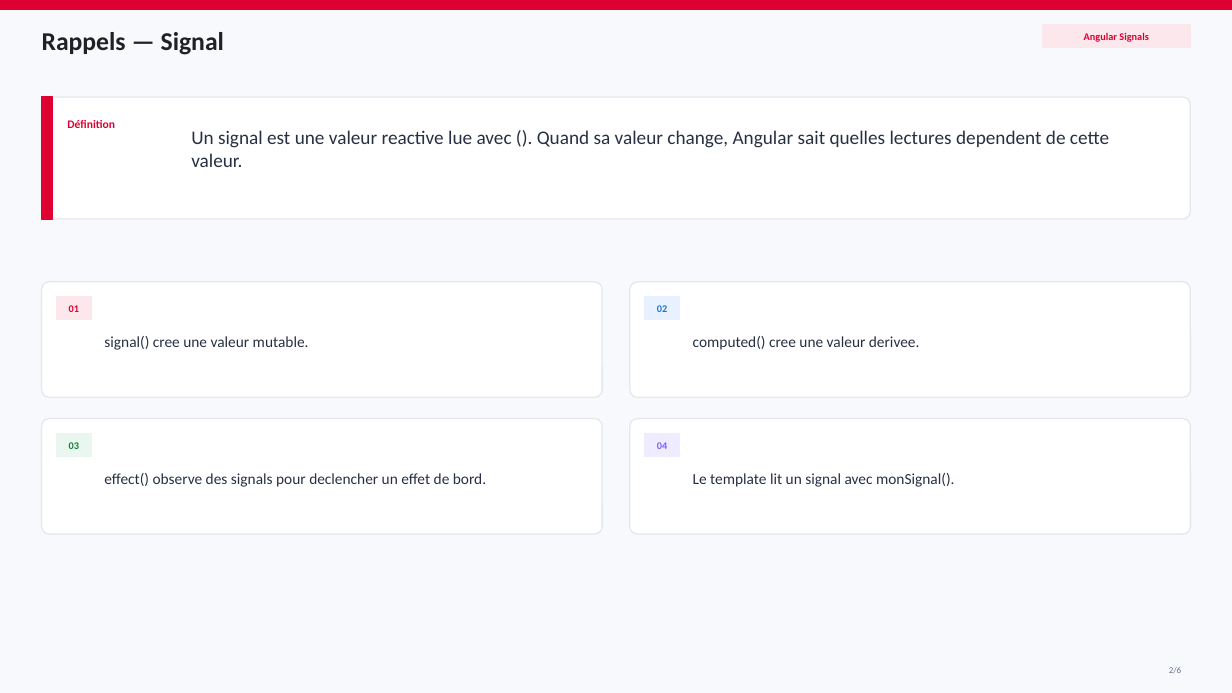
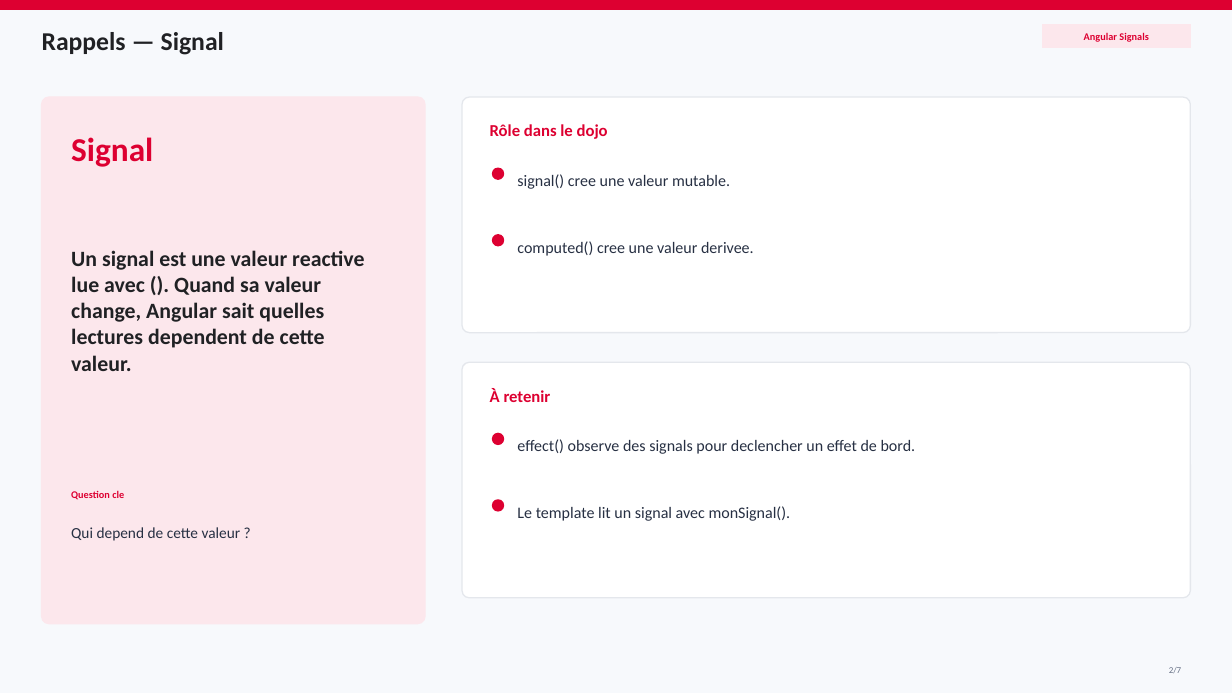
Before and after one commit to AchrafSlaoui/dojo-angular, a slide deck: slide 2 of docs/dojo-signals.pptx. Drawn at 1232x693 pixels with LibreOffice and Linux fonts; fonts in the diff are those of the drawing. Boxes give left, top, right and bottom in pixels: in the first picture for what was removed or moved away, otherwise in the second. Text is boxed around its words. In the diff, an @@ line names an element or a change of style, - is before the commit and + after.

```diff
--- a/docs/dojo-signals.pptx
+++ b/docs/dojo-signals.pptx
@@ rectangle removed at [42, 97, 53, 219] @@
@@ rounded rectangle added at [42, 97, 425, 624], fill #FCE7EC, outline #FCE7EC 1 pt @@
@@ rounded rectangle at [462, 97, 1190, 333]: proportions changed @@
@@ rounded rectangle: place and size @@
-rounded rectangle at [42, 97, 1190, 219]
+rounded rectangle at [462, 97, 1190, 333]
@@ text removed at [67, 120, 115, 128] @@
-Définition
@@ text added at [71, 137, 153, 167], 26 pt, text #DD0031, bold @@
+Signal
@@ text added at [490, 124, 608, 139], 13 pt, text #DD0031, bold @@
+Rôle dans le dojo
@@ ellipse added at [493, 168, 504, 179], fill #DD0031, outline #DD0031 1 pt @@
@@ size 12 to 12.5 pt in 4 elements at [517, 506, 791, 521], [517, 241, 754, 256], [517, 439, 916, 454], [517, 174, 730, 189] @@
@@ text "signal() cree une valeur mutable.": place and size @@
-text "signal() cree une valeur mutable." at [104, 336, 309, 350]
+text "signal() cree une valeur mutable." at [517, 174, 730, 189]
@@ text "Un signal est une valeur ...": place and size @@
-text "Un signal est une valeur ..." at [191, 130, 1109, 167]
+text "Un signal est une valeur ..." at [71, 250, 364, 371]
@@ text "Un signal est une valeur ..." at [71, 250, 364, 371]: size 15 to 17 pt, text colour #273043 to #202124, bold on @@
@@ ellipse added at [493, 235, 504, 246], fill #DD0031, outline #DD0031 1 pt @@
@@ text "computed() cree une valeur derivee.": place and size @@
-text "computed() cree une valeur derivee." at [693, 336, 920, 350]
+text "computed() cree une valeur derivee." at [517, 241, 754, 256]
@@ rounded rectangle removed at [42, 282, 603, 397] @@
@@ rectangle removed at [56, 297, 91, 320] @@
-01
@@ rounded rectangle removed at [630, 282, 1191, 397] @@
@@ rectangle removed at [645, 297, 680, 320] @@
-02
@@ rounded rectangle: place and size @@
-rounded rectangle at [630, 419, 1191, 534]
+rounded rectangle at [462, 362, 1190, 598]
@@ rounded rectangle at [462, 362, 1190, 598]: proportions changed @@
@@ text added at [490, 388, 551, 402], 13 pt, text #DD0031, bold @@
+À retenir
@@ rounded rectangle removed at [42, 419, 603, 534] @@
@@ rectangle removed at [56, 433, 91, 457] @@
-03
@@ ellipse added at [493, 433, 504, 445], fill #DD0031, outline #DD0031 1 pt @@
@@ text "effect() observe des signals pour ...": place and size @@
-text "effect() observe des signals pour ..." at [104, 473, 486, 487]
+text "effect() observe des signals pour ..." at [517, 439, 916, 454]
@@ rectangle removed at [645, 433, 680, 457] @@
-04
@@ text added at [71, 490, 124, 500], 8 pt, text #DD0031, bold @@
+Question cle
@@ ellipse added at [493, 500, 504, 511], fill #DD0031, outline #DD0031 1 pt @@
@@ text "Le template lit un signal ...": place and size @@
-text "Le template lit un signal ..." at [693, 473, 954, 487]
+text "Le template lit un signal ..." at [517, 506, 791, 521]
@@ text added at [71, 527, 241, 541], 12 pt, text #273043 @@
+Qui depend de cette valeur ?
```
Also in this commit, not shown: 5 other slides changed, 1 slide added, 2 other files.
